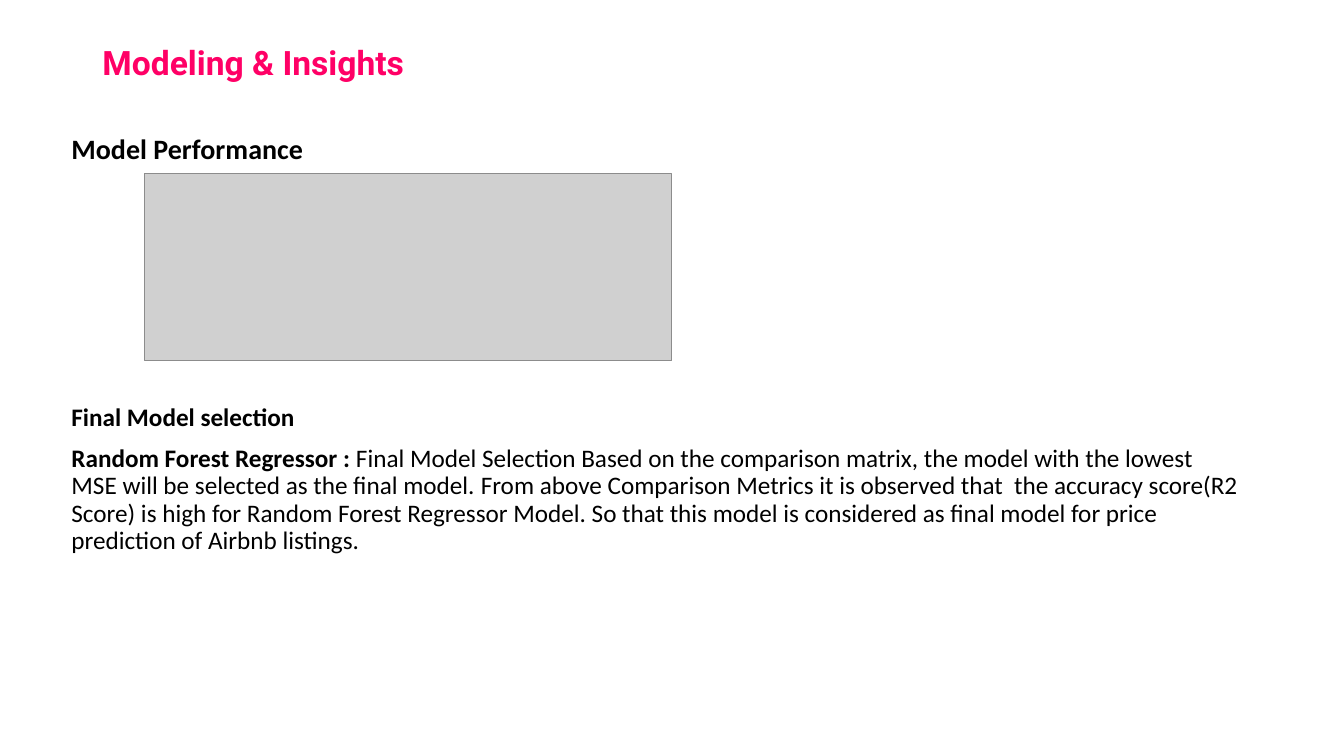
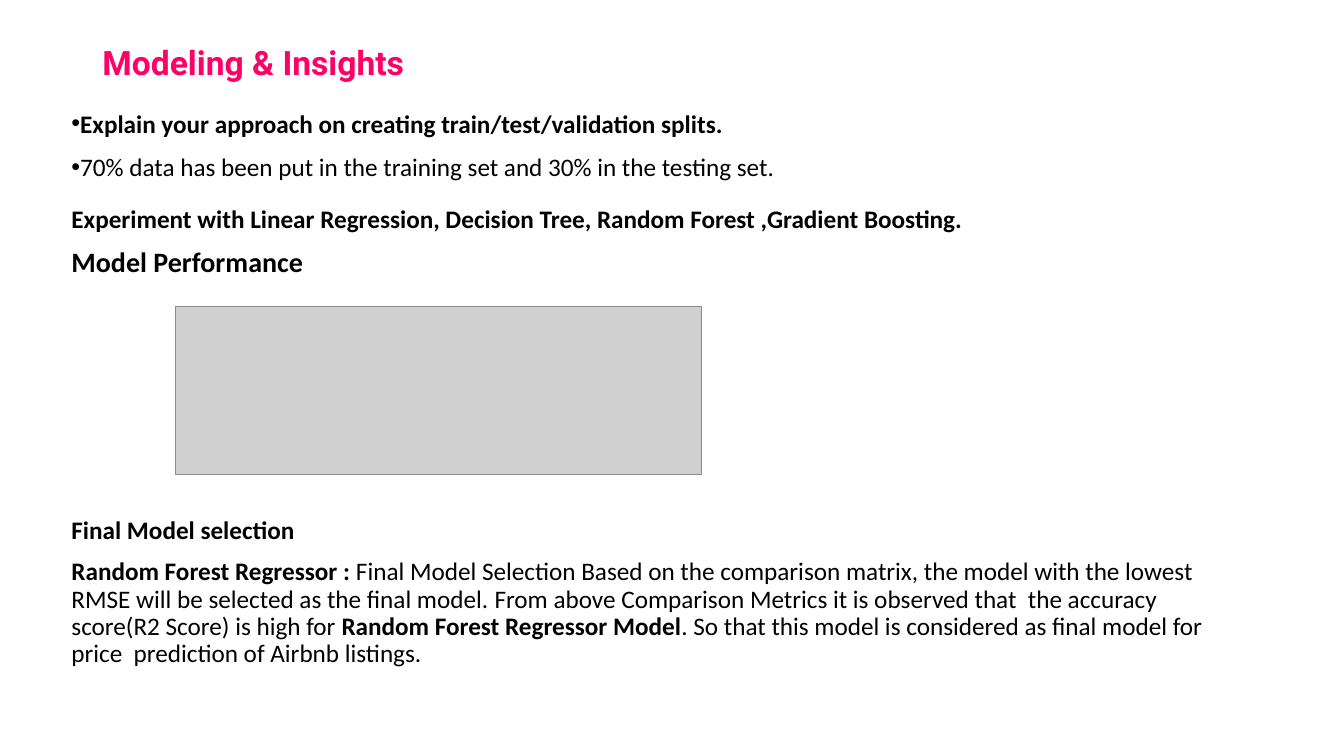
Before and after one commit to VarshaPimple/Airbnb_Price_Prediction, a slide deck: slide 13 of AIRBNB.pptx. Drawn at 1344x756 pixels with LibreOffice and Linux fonts; fonts in the diff are those of the drawing; grey boxes stand for pictures. Boxes give left, top, right and bottom in pixels: in the first picture for what was removed or moved away, otherwise in the second. Text is boxed around its words. In the diff, an @@ line names an element or a change of style, - is before the commit and + after.

```diff
--- a/AIRBNB.pptx
+++ b/AIRBNB.pptx
@@ text "Explain your approach on creating ...": place and size @@
-text "Explain your approach on creating ..." at bbox=[71, 139, 1238, 554]
+text "Explain your approach on creating ..." at bbox=[71, 115, 1202, 667]
@@ text at bbox=[71, 115, 962, 233]: paragraphs added @@
+• Explain your approach on creating train/test/validation splits.
+• 70% data has been put in the training set and 30% in the testing set.
+Experiment with Linear Regression, Decision Tree, Random Forest ,Gradient Boosting.
@@ picture removed at bbox=[144, 173, 671, 361] @@
@@ picture added at bbox=[175, 307, 702, 475] @@
@@ text at bbox=[71, 562, 1202, 667]: text changed @@
-Random Forest Regressor : Final Model Selection Based on the comparison matrix, the model with the lowest MSE will be selected as the final model. From above Comparison Metrics it is observed that the accuracy score(R2 Score) is high for Random Forest Regressor Model. So that this model is considered as final model for price prediction of Airbnb listings.
+Random Forest Regressor : Final Model Selection Based on the comparison matrix, the model with the lowest RMSE will be selected as the final model. From above Comparison Metrics it is observed that the accuracy score(R2 Score) is high for Random Forest Regressor Model. So that this model is considered as final model for price prediction of Airbnb listings.
```
Also in this commit, not shown: 6 other slides changed.
